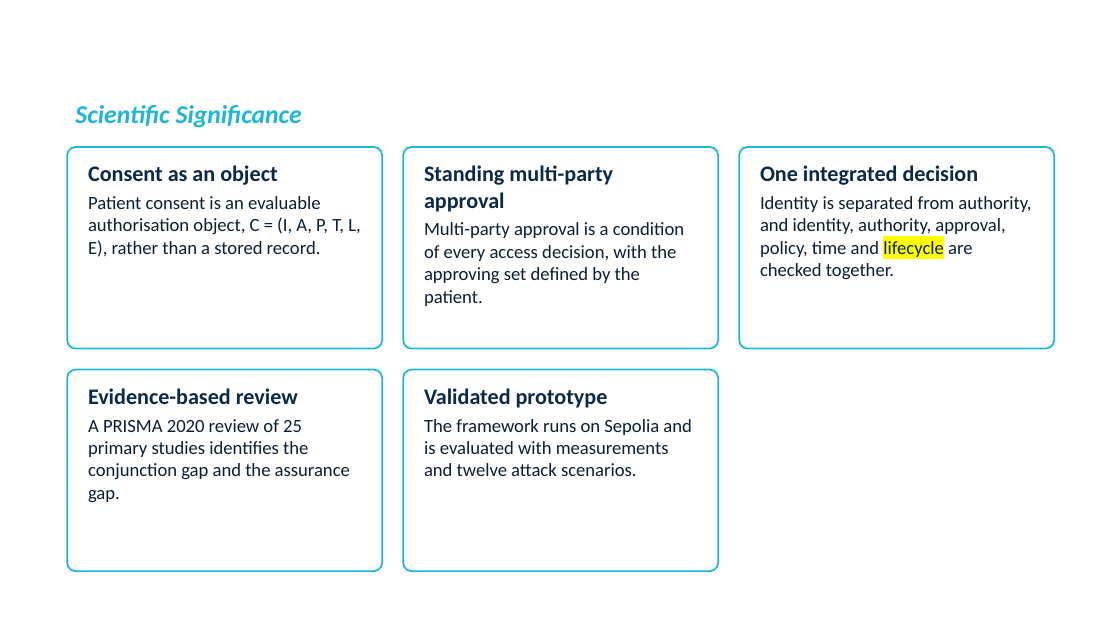
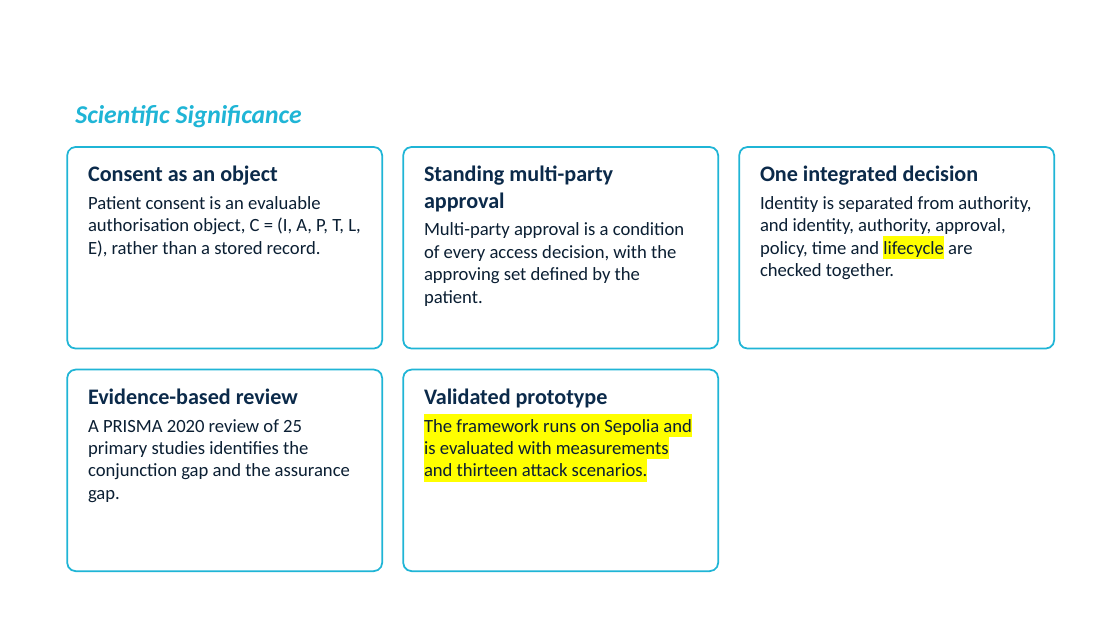
Before and after one commit to yasir12345678900/HealthRWA-Sepolia-Personal-try, a slide deck: slide 35 of docs/Yasir_CA2_Reassessment_Slides_YELLOW_changes.pptx. Drawn at 1120x630 pixels with LibreOffice and Linux fonts; fonts in the diff are those of the drawing; background and template pictures are left out. Boxes give left, top, right and bottom in pixels: in the first picture for what was removed or moved away, otherwise in the second. Text is boxed around its words. In the diff, an @@ line names an element or a change of style, - is before the commit and + after.

```diff
--- a/docs/Yasir_CA2_Reassessment_Slides_YELLOW_changes.pptx
+++ b/docs/Yasir_CA2_Reassessment_Slides_YELLOW_changes.pptx
@@ text at (424, 419, 691, 482): text changed @@
-The framework runs on Sepolia and is evaluated with measurements and twelve attack scenarios.
+The framework runs on Sepolia and is evaluated with measurements and thirteen attack scenarios.
```
Also in this commit, not shown: 6 other slides changed, 10 other files.
